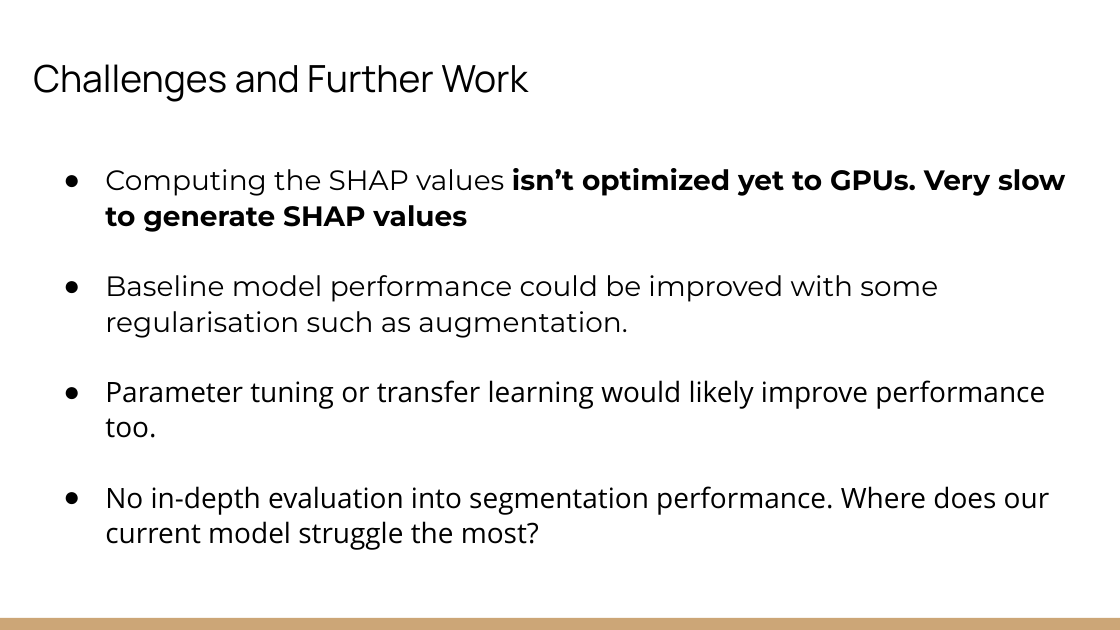
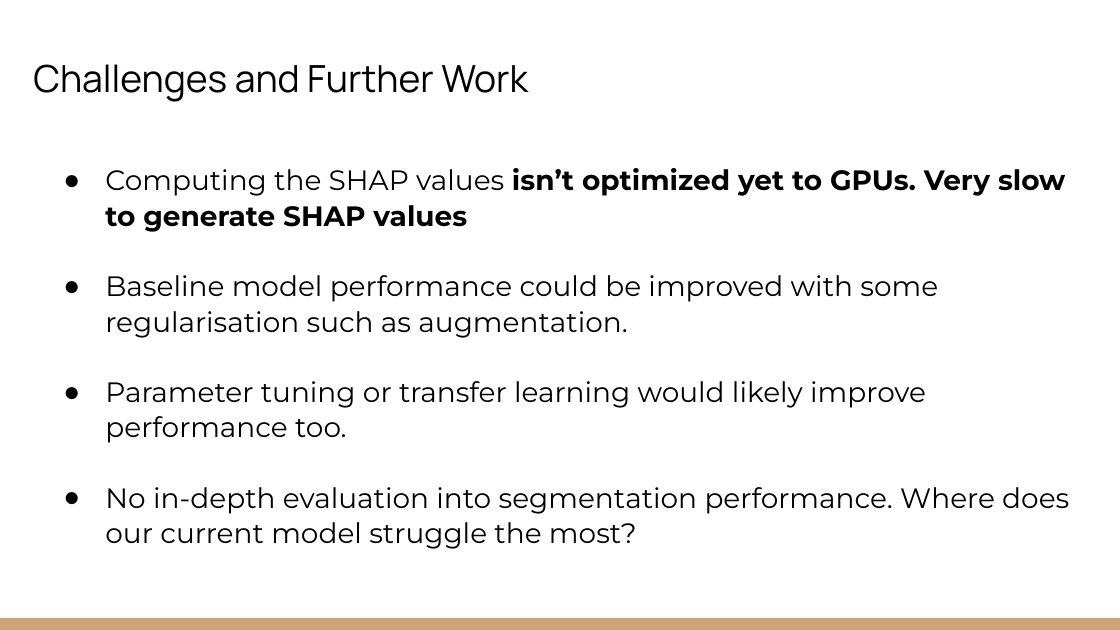
Before and after one commit to EdwinB12/Explainable-Christmas, a slide deck: slide 14 of Presentations/EAGE_Hackathon_2022_Explainable_Christmas-Concise.pptx. Drawn at 1120x630 pixels with LibreOffice and Linux fonts; fonts in the diff are those of the drawing. Boxes give left, top, right and bottom in pixels: in the first picture for what was removed or moved away, otherwise in the second. Text is boxed around its words. In the diff, an @@ line names an element or a change of style, - is before the commit and + after.

```diff
--- a/Presentations/EAGE_Hackathon_2022_Explainable_Christmas-Concise.pptx
+++ b/Presentations/EAGE_Hackathon_2022_Explainable_Christmas-Concise.pptx
@@ text at bbox=[105, 381, 1069, 549]: font Open Sans to Montserrat in "Parameter tuning or transfer learning would likely ...", "No in-depth evaluation into segmentation performance. Where ..." @@
```
Also in this commit, not shown: 3 other slides changed, 1 other file.
